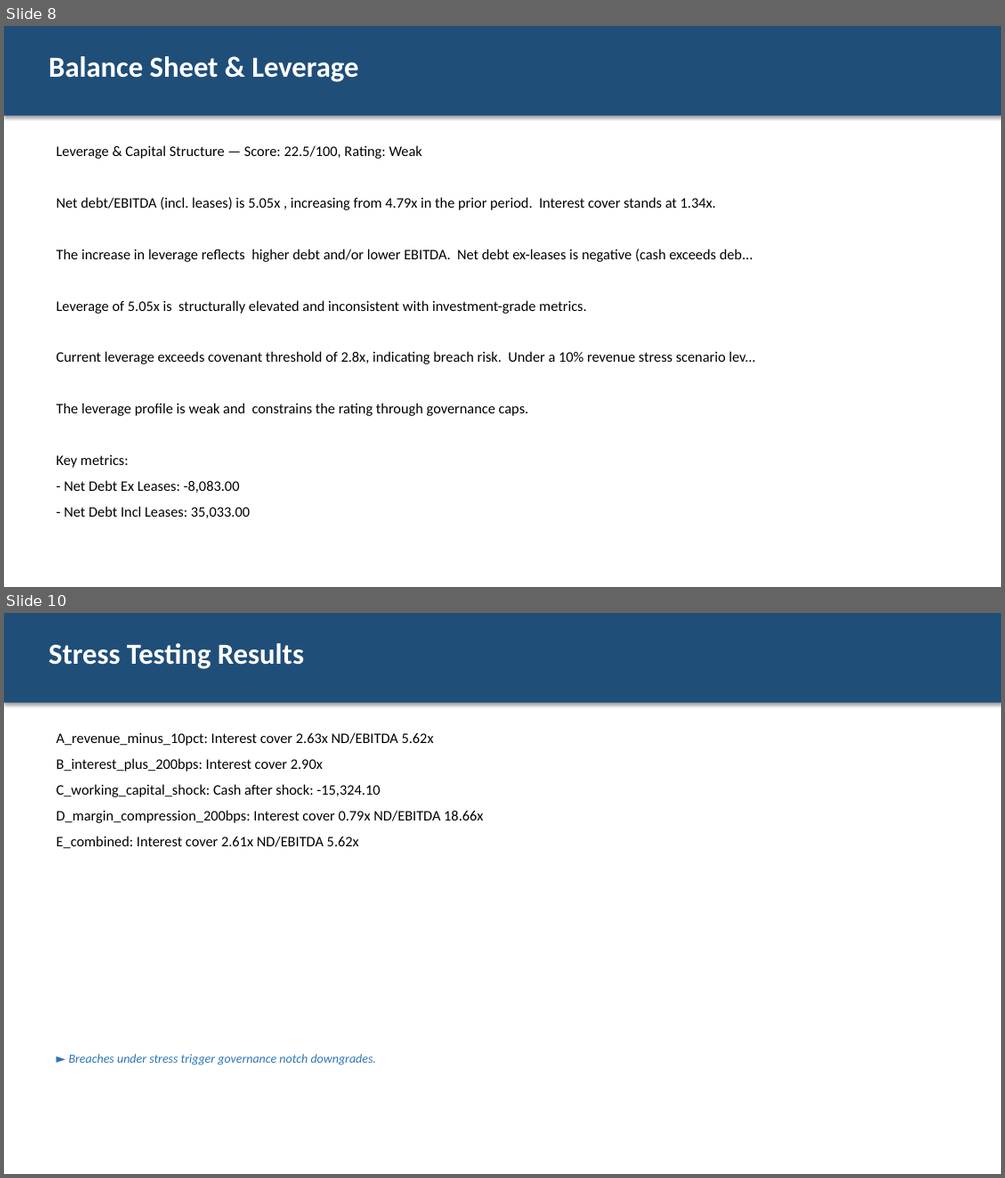
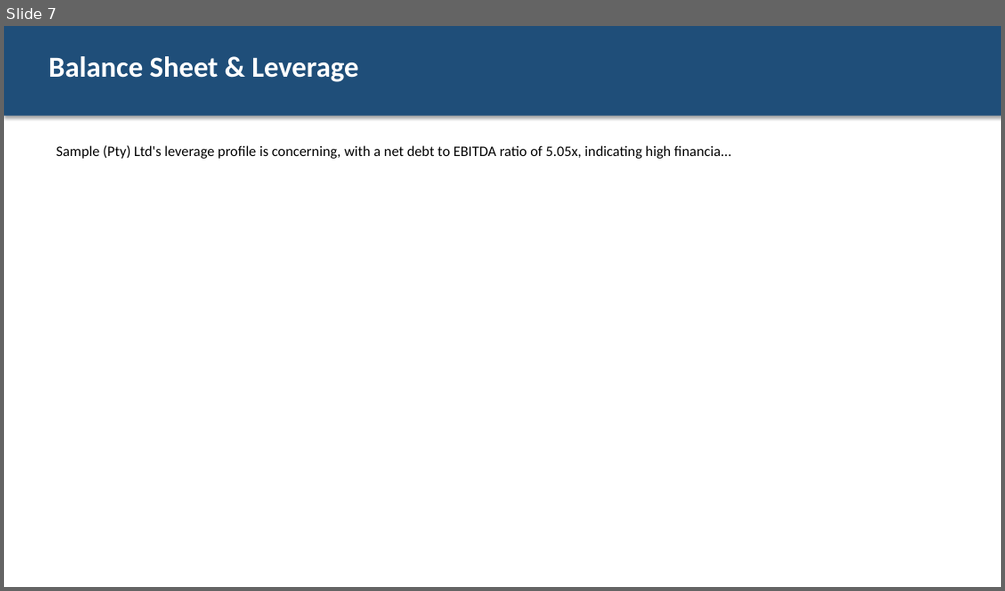
Before and after one commit to Menazza/credit_analysis_ai, a slide deck: test_results/pipeline_output/committee_deck.pptx. Shown one above the other, each under a label of ours: slides 8 and 10 before the commit, slide 7 after it; the slides between them are not shown. The pictures are 1005x1178 and 1005x591 pixels, drawn with LibreOffice and Linux fonts; fonts in the diff are those of the drawing. Boxes give left, top, right and bottom in pixels: in the first picture for what was removed or moved away, otherwise in the second. Text is boxed around its words. In the diff, an @@ line names an element or a change of style, - is before the commit and + after.

```diff
--- a/test_results/pipeline_output/committee_deck.pptx
+++ b/test_results/pipeline_output/committee_deck.pptx
@@ slide 10 removed at <box>4,613,1001,1174</box>, background #FFFFFF @@
@@ rectangle removed at <box>4,613,1001,703</box> @@
@@ text removed at <box>48,643,304,669</box> @@
-Stress Testing Results
@@ text removed at <box>57,732,483,849</box> @@
-A_revenue_minus_10pct: Interest cover 2.63x ND/EBITDA 5.62x
-B_interest_plus_200bps: Interest cover 2.90x
-C_working_capital_shock: Cash after shock: -15,324.10
-D_margin_compression_200bps: Interest cover 0.79x ND/EBITDA 18.66x
-E_combined: Interest cover 2.61x ND/EBITDA 5.62x
@@ text removed at <box>69,1054,376,1065</box> @@
-► Breaches under stress trigger governance notch downgrades.
@@ what was slide 8 is now slide 7 @@
@@ slide 7 changed as well @@
@@ text at <box>57,145,731,159</box>: text changed @@
-Leverage & Capital Structure — Score: 22.5/100, Rating: Weak
-Net debt/EBITDA (incl. leases) is 5.05x , increasing from 4.79x in the prior period. Interest cover stands at 1.34x.
-The increase in leverage reflects higher debt and/or lower EBITDA. Net debt ex-leases is negative (cash exceeds deb...
-Leverage of 5.05x is structurally elevated and inconsistent with investment-grade metrics.
-Current leverage exceeds covenant threshold of 2.8x, indicating breach risk. Under a 10% revenue stress scenario lev...
-The leverage profile is weak and constrains the rating through governance caps.
-Key metrics:
-- Net Debt Ex Leases: -8,083.00
-- Net Debt Incl Leases: 35,033.00
+Sample (Pty) Ltd's leverage profile is concerning, with a net debt to EBITDA ratio of 5.05x, indicating high financia...
```
Also in this commit, not shown: 3 other slides changed, 7 slides added, 8 other slides removed, 23 other files.
